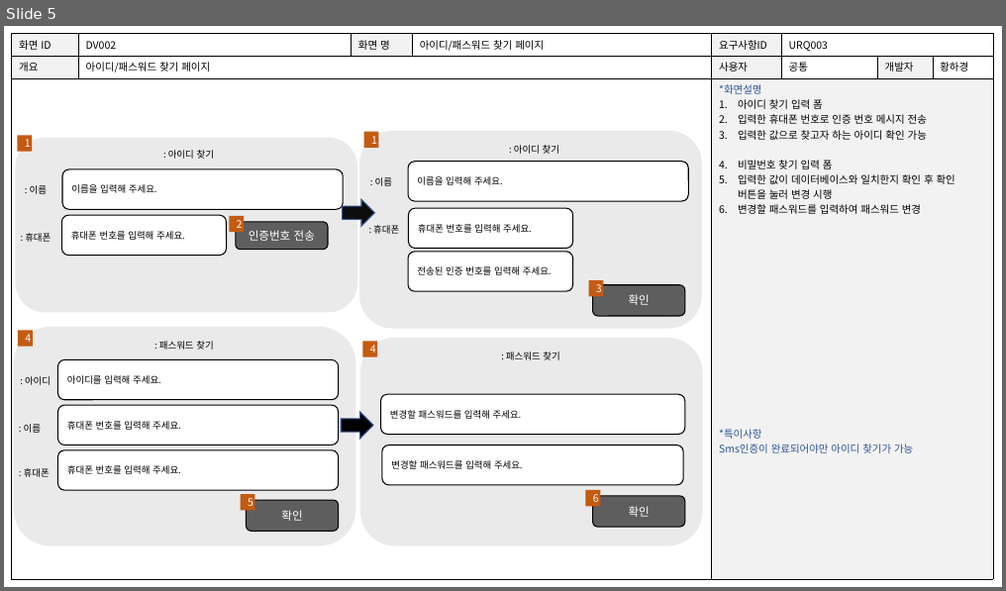
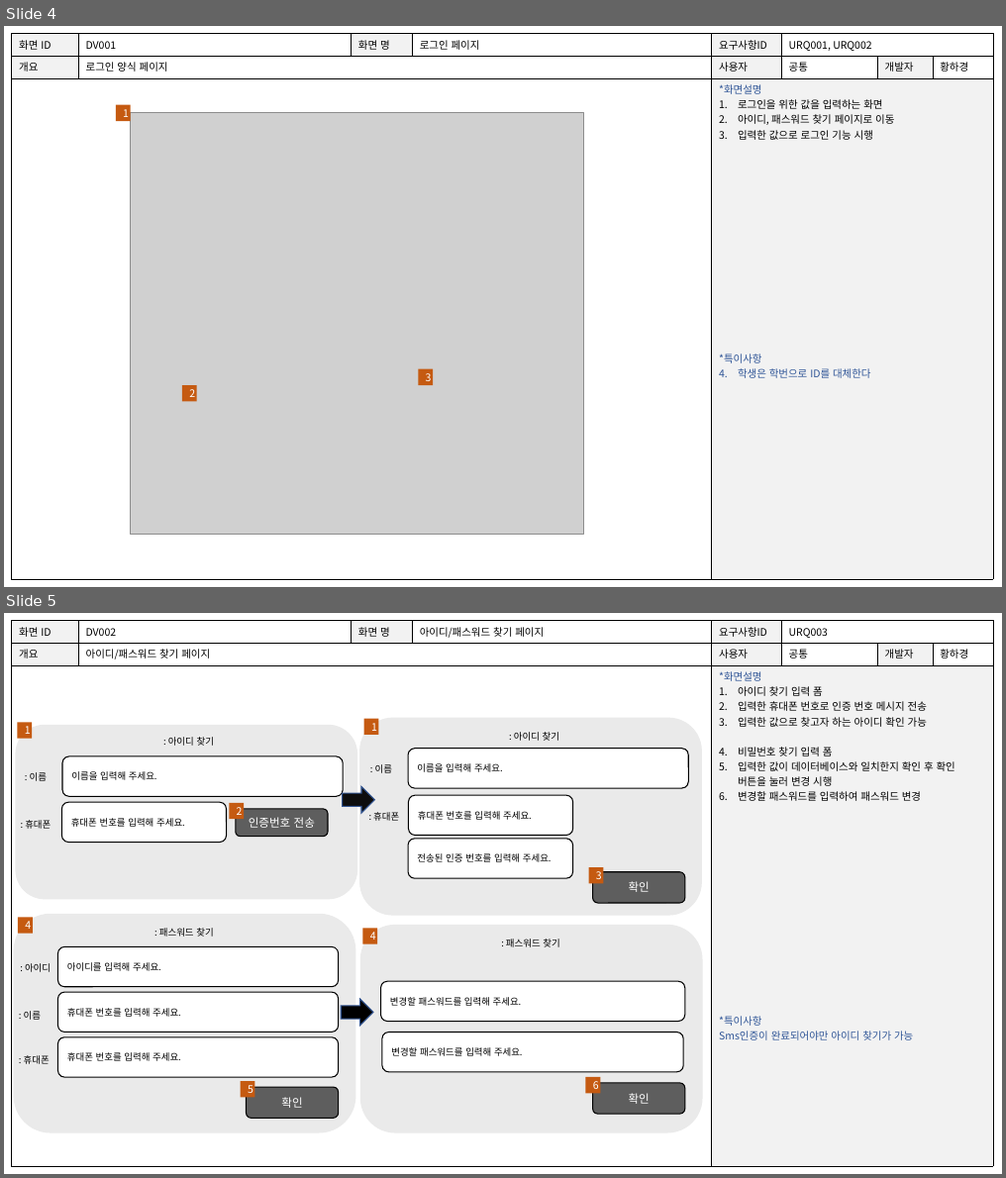
Before and after one commit to weather0/yd_Final01, a slide deck: 문서/작성중/(작업중-최신!)디자인통합222.pptx. Shown one above the other, each under a label of ours: slide 5 before the commit, slides 4 and 5 after it. The pictures are 1006x591 and 1006x1178 pixels, drawn with LibreOffice and Linux fonts; fonts in the diff are those of the drawing; grey boxes stand for pictures. Boxes give left, top, right and bottom in pixels: in the first picture for what was removed or moved away, otherwise in the second. Text is boxed around its words. In the diff, an @@ line names an element or a change of style, - is before the commit and + after.

```diff
--- a/문서/작성중/(작업중-최신!)디자인통합222.pptx
+++ b/문서/작성중/(작업중-최신!)디자인통합222.pptx
@@ slide 4 added at [4, 26, 1002, 587], background #FFFFFF @@
@@ table added at [12, 34, 993, 577], 3 rows, 8 columns @@
+화면 ID | DV001 | 화면 명 | 로그인 페이지 | 요구사항ID | URQ001, URQ002 |  | 
+개요 | 로그인 양식 페이지 |  |  | 사용자 | 공통 | 개발자 | 황하경
+ |  |  |  | *화면설명 / 로그인을 위한 값을 입력하는 화면 / 아이디, 패스워드 찾기 페이지로 이동 / 입력한 값으로 로그인 기능 시행 / *특이사항 / 학생은 학번으로 ID를 대체한다 |  |  | 
@@ rectangle added at [116, 104, 131, 121], fill #C55A11, 10 pt, text #FFFFFF @@
+1
@@ picture added at [131, 113, 583, 535] @@
@@ rectangle added at [418, 370, 433, 386], fill #C55A11, 10 pt, text #FFFFFF @@
+3
@@ rectangle added at [182, 385, 197, 402], fill #C55A11, 10 pt, text #FFFFFF @@
+2
```
Also in this commit, not shown: 6 slides changed, 1 other file.
